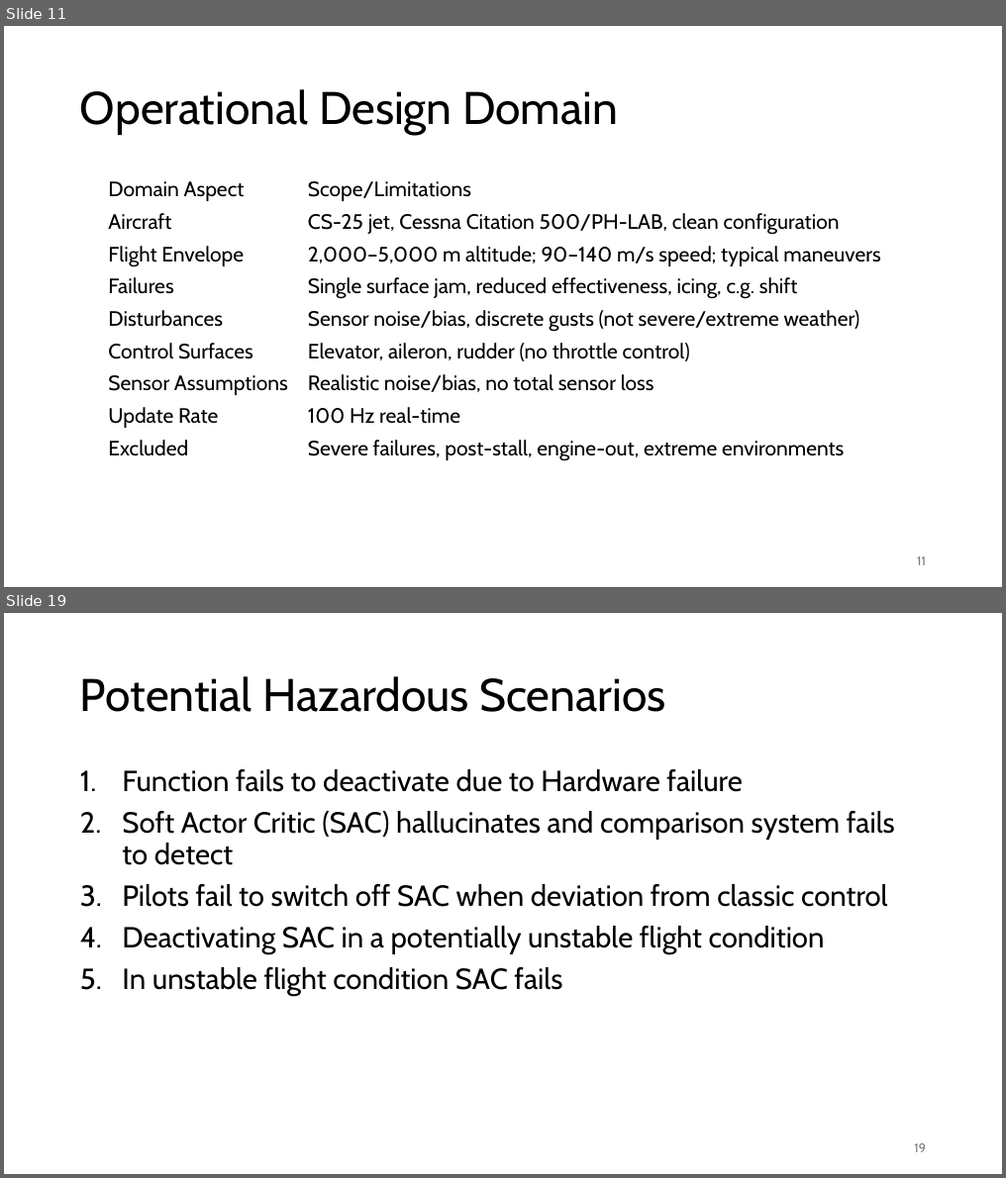
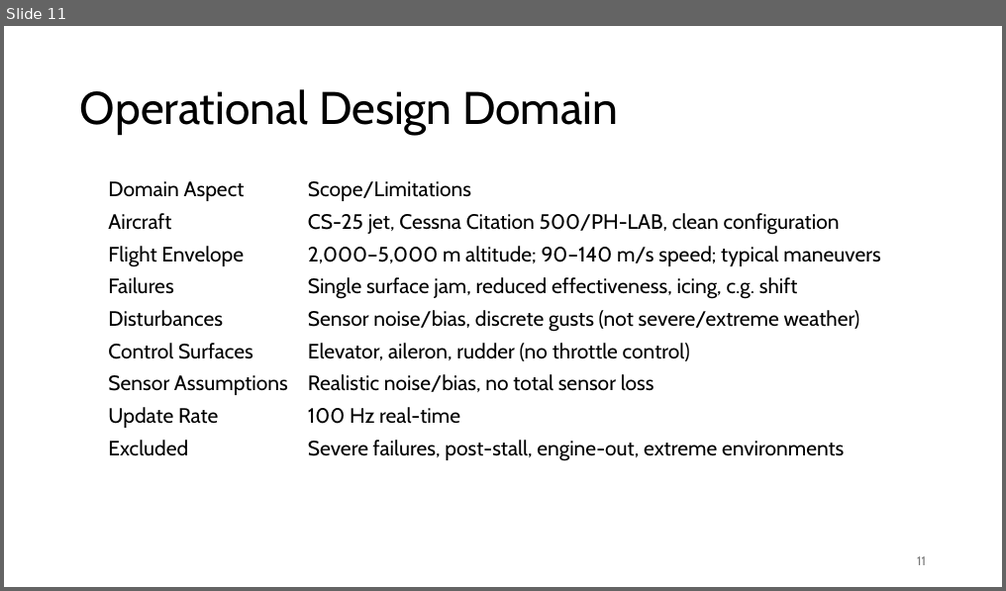
Before and after one commit to Niels149/AIASFault, a slide deck: AIASPres.pptx. Shown one above the other, each under a label of ours: slides 11 and 19 before the commit, slide 11 after it; the slides between them are not shown. The pictures are 1006x1178 and 1006x591 pixels, drawn with LibreOffice and Linux fonts; fonts in the diff are those of the drawing. Boxes give left, top, right and bottom in pixels: in the first picture for what was removed or moved away, otherwise in the second. Text is boxed around its words. In the diff, an @@ line names an element or a change of style, - is before the commit and + after.

```diff
--- a/AIASPres.pptx
+++ b/AIASPres.pptx
@@ slide 19 removed at (4,613,1002,1174), background #FFFFFF @@
@@ title removed at (80,676,665,712) @@
-Potential Hazardous Scenarios
@@ text removed at (122,769,895,997) @@
-1. Function fails to deactivate due to Hardware failure
-2. Soft Actor Critic (SAC) hallucinates and comparison system fails to detect
-3. Pilots fail to switch off SAC when deviation from classic control
-4. Deactivating SAC in a potentially unstable flight condition
-5. In unstable flight condition SAC fails
@@ page number removed at (914,1144,926,1153) @@
-19
```
Also in this commit, not shown: 6 slides changed, 3 slides added, 2 other slides removed, 1 other file.
